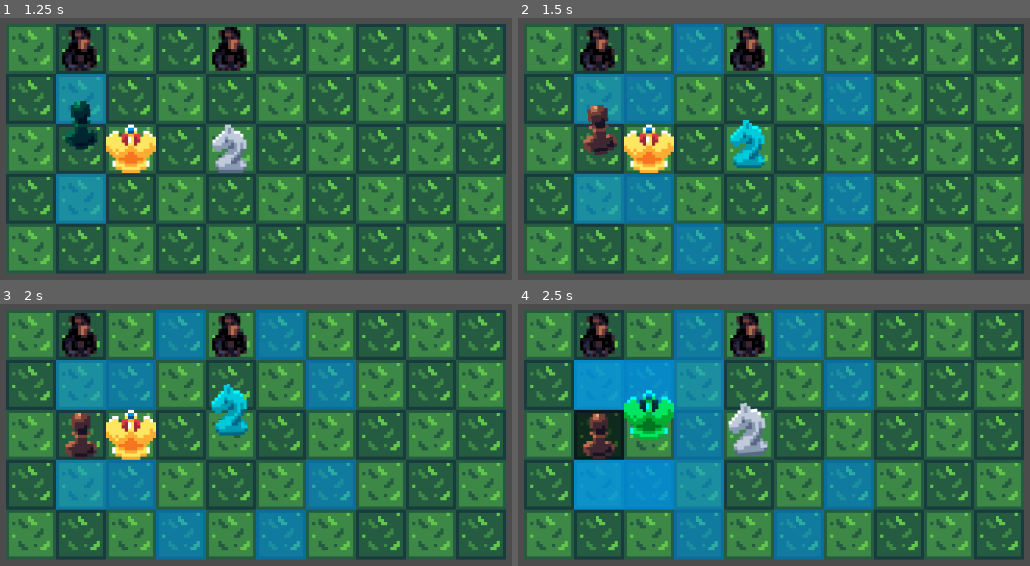
Above: before the commit, frames 1-4 (two rows, left to right).
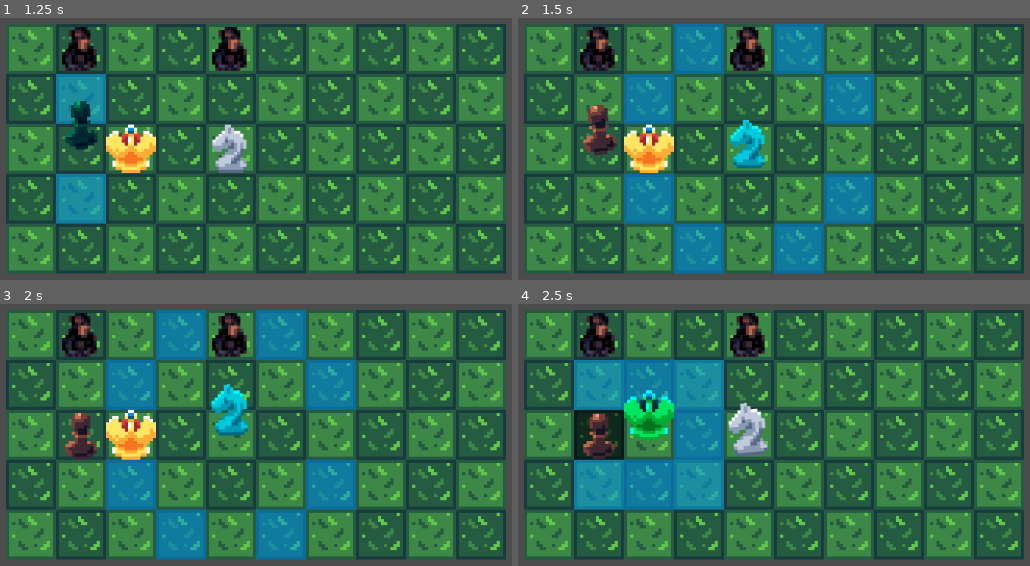
Above: after the commit, the same moments.

Repository: stealthio/Kings-Pawn
Game: Godot game, scene res://Game.tscn
Two runs of this game, one before a commit and one after it. Both use one fixed random seed, a clock stepped at 60 frames per second and the inputs below. The project has no main scene, so this scene is started directly.
Inputs (mouse positions are in pixels of both pictures, inside the frame that each line leads up to):
- Up to frame 1 (1.25 s): tap Enter at 0.5 s; move the mouse to (81, 149) at 0.52 s; click (81, 149) at 0.6 s
- Up to frame 2 (1.5 s): move the mouse to (748, 149) at 1.27 s; click (748, 149) at 1.35 s
- Up to frame 3 (2 s): no input
- Up to frame 4 (2.5 s): move the mouse to (651, 435) at 2.02 s; click (651, 435) at 2.1 s

Frame 1 is identical in both runs. In frame 2, 3.5% of the frame differs, in the area x 10-21%, y 21-79%; in frame 3, 3.7%; in frame 4, 18%, in the area x 10-70%, y 2-98%.

Commit message:
Fixed a bug causing multiple available cells to spawn

Diff:
--- a/Scripts/Figure.gd
+++ b/Scripts/Figure.gd
@@ -20,6 +20,7 @@
 		return
 	selected = value
 	if selected:
+		Helper.clear_available_cells()
 		$AnimationPlayer.play("PickedUp")
 	$Sprite.self_modulate = Color.aqua if selected else Color.white
 	if selected:
